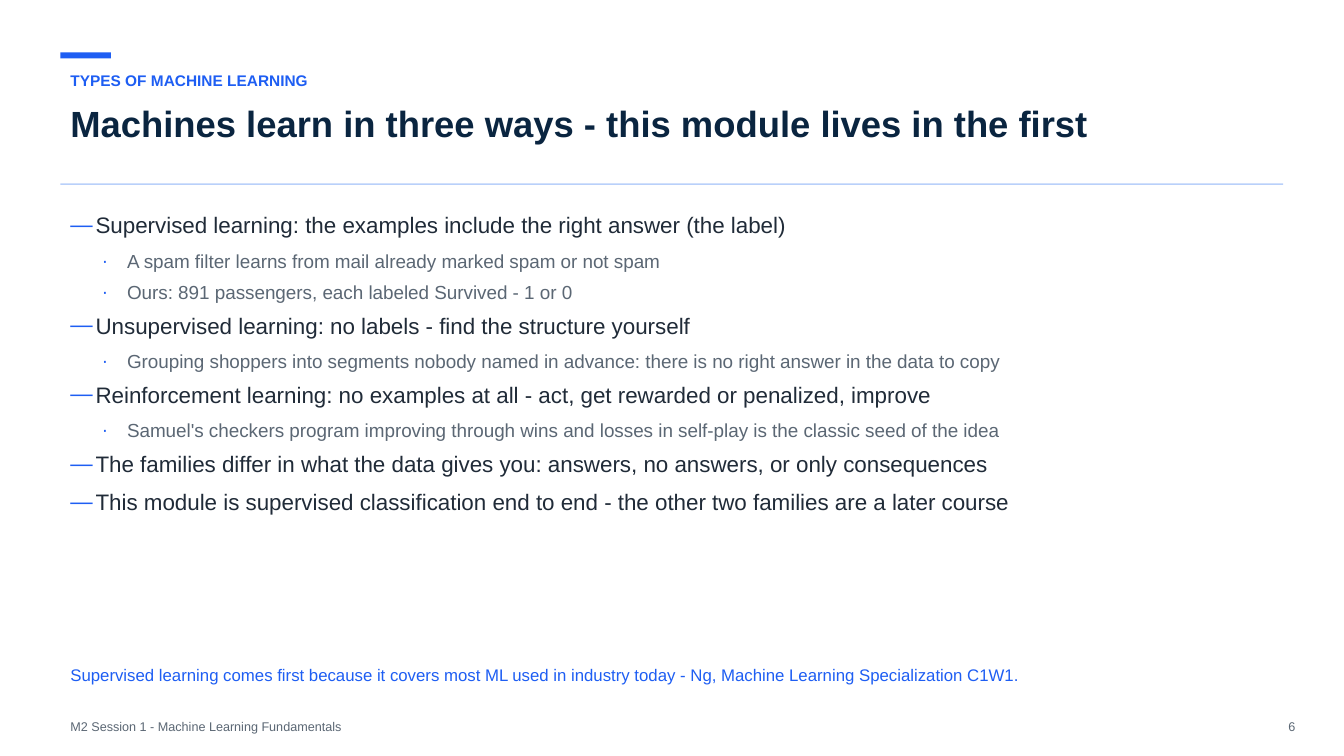
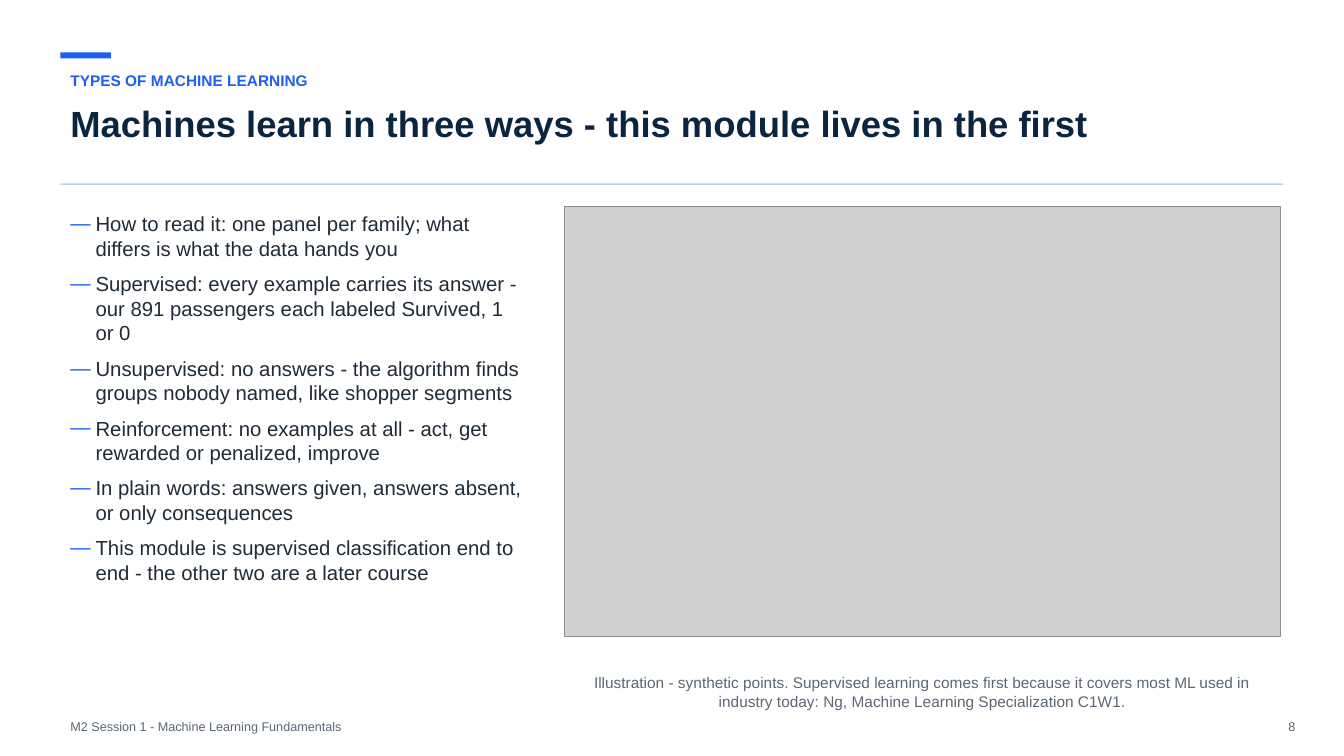
Before and after one commit to koenossendrijver/fontys-tech-exercises, a slide deck: slide 8 of presentations/m2-session-1-machine-learning-fundamentals.pptx (slide 6 before the commit). Drawn at 1344x756 pixels with LibreOffice and Linux fonts; fonts in the diff are those of the drawing; grey boxes stand for pictures. Boxes give left, top, right and bottom in pixels: in the first picture for what was removed or moved away, otherwise in the second. Text is boxed around its words. In the diff, an @@ line names an element or a change of style, - is before the commit and + after.

```diff
--- a/presentations/m2-session-1-machine-learning-fundamentals.pptx
+++ b/presentations/m2-session-1-machine-learning-fundamentals.pptx
@@ picture added at bbox=[565, 207, 1280, 636] @@
@@ text at bbox=[96, 216, 521, 581]: text changed; size 16 to 14.5 pt @@
-— Supervised learning: the examples include the right answer (the label)
-  · A spam filter learns from mail already marked spam or not spam
-  · Ours: 891 passengers, each labeled Survived - 1 or 0
-— Unsupervised learning: no labels - find the structure yourself
-  · Grouping shoppers into segments nobody named in advance: there is no right answer in the data to copy
-— Reinforcement learning: no examples at all - act, get rewarded or penalized, improve
-  · Samuel's checkers program improving through wins and losses in self-play is the classic seed of the idea
-— The families differ in what the data gives you: answers, no answers, or only consequences
-— This module is supervised classification end to end - the other two families are a later course
+— How to read it: one panel per family; what differs is what the data hands you
+— Supervised: every example carries its answer - our 891 passengers each labeled Survived, 1 or 0
+— Unsupervised: no answers - the algorithm finds groups nobody named, like shopper segments
+— Reinforcement: no examples at all - act, get rewarded or penalized, improve
+— In plain words: answers given, answers absent, or only consequences
+— This module is supervised classification end to end - the other two are a later course
@@ text at bbox=[594, 677, 1249, 710]: text changed; size 12 to 11 pt; text colour #1E5EF3 to #5B6774 @@
-Supervised learning comes first because it covers most ML used in industry today - Ng, Machine Learning Specialization C1W1.
+Illustration - synthetic points. Supervised learning comes first because it covers most ML used in industry today: Ng, Machine Learning Specialization C1W1.
```
Also in this commit, not shown: 16 other slides changed, 4 slides added, 4 other files.
